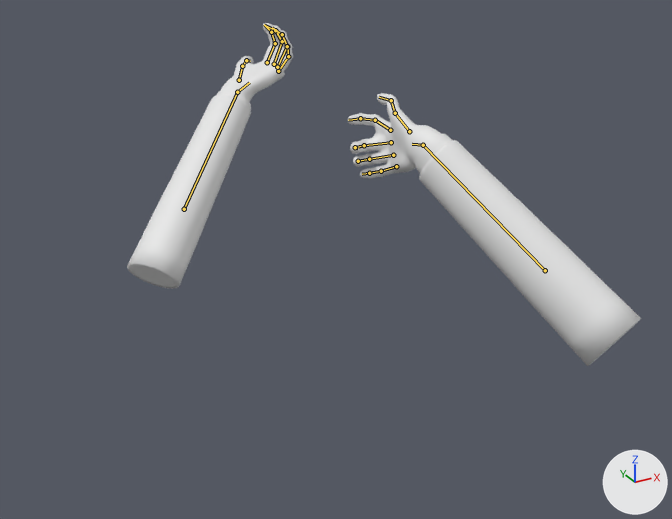
What one commit did to the glTF model game/assets/weapons/relay_ar/relay_ar_arms.glb.
The view is the same before and after, from a camera (50 mm lens) standing at (-0.734, -1.205, 0.371) and looking at (-0.088, -0.031, -0.216). Every picture has the same lights, and +X, +Y and +Z are marked at lower right. The older version comes first. The bones that bend it are drawn over the model as lines.

In view in the first picture: 'arms.001'.
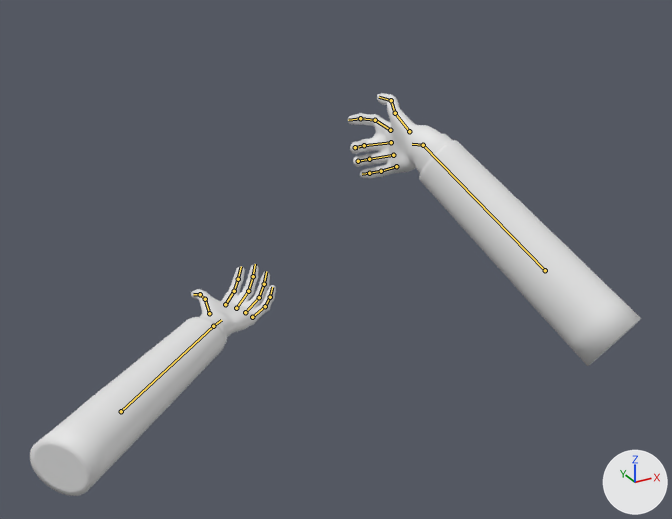
The newer file adds an action. The first version stands in its rest pose; the second is drawn at frame 11 of the action 'reload_calm'.

Location of each change, (x1, y1, x2, y2) in pixels of the pictures (672 x 519 px):
'arms.001', posed (19% wider, 17% taller)
    before: (127, 23, 641, 366)
    after: (30, 93, 641, 496)
bone 'L_forearm', root to tip
    before: (184, 209) to (237, 92)
    after: (121, 411) to (213, 326)
bone 'L_hand', root to tip
    before: (237, 92) to (249, 82)
    after: (213, 326) to (221, 320)
bone 'L_index_1', root to tip
    before: (267, 62) to (275, 43)
    after: (225, 304) to (234, 291)
bone 'L_index_3', root to tip
    before: (271, 32) to (264, 24)
    after: (238, 279) to (241, 266)
bone 'L_middle_1', root to tip
    before: (274, 64) to (282, 41)
    after: (236, 308) to (248, 291)
bone 'L_middle_2', root to tip
    before: (282, 41) to (275, 30)
    after: (248, 291) to (253, 276)
bone 'L_middle_3', root to tip
    before: (275, 30) to (264, 25)
    after: (253, 276) to (255, 264)
bone 'L_pinky_1', root to tip
    before: (278, 71) to (288, 56)
    after: (252, 317) to (265, 306)
bone 'L_ring_1', root to tip
    before: (277, 67) to (287, 46)
    after: (245, 312) to (259, 297)
bone 'L_ring_2', root to tip
    before: (287, 46) to (282, 34)
    after: (259, 297) to (264, 284)
bone 'L_ring_3', root to tip
    before: (282, 34) to (272, 27)
    after: (264, 284) to (266, 271)
bone 'L_thumb_1', root to tip
    before: (239, 80) to (242, 66)
    after: (209, 313) to (205, 299)
bone 'L_thumb_2', root to tip
    before: (242, 66) to (246, 60)
    after: (205, 299) to (200, 294)

The edits, one by one:
Bone 'L_forearm' (bone_l_forearm) moves from (0.0, 0.0, 0.0) to (-0.168, -0.402, -0.088).
Bone 'L_forearm' (bone_l_forearm) turns from (0, 0, 0) to (35, 3, -10) degrees about its own x, y and z.
Bone 'L_hand' (bone_l_hand) turns from (0, 0, 0) to (-7, 24, -33) degrees about its own x, y and z.
Bone 'L_index_1' (bone_l_index_1) turns from (0, 0, 0) to (14, 1, -3) degrees about its own x, y and z.
Bone 'L_index_3' (bone_l_index_3) turns from (0, 0, 0) to (7, 0, 0) degrees about its own x, y and z.
Bone 'L_middle_1' (bone_l_middle_1) turns from (0, 0, 0) to (9, 0, -1) degrees about its own x, y and z.
Bone 'L_middle_2' (bone_l_middle_2) turns from (0, 0, 0) to (7, 0, 0) degrees about its own x, y and z.
Bone 'L_middle_3' (bone_l_middle_3) turns from (0, 0, 0) to (10, 0, 0) degrees about its own x, y and z.
Bone 'L_pinky_1' (bone_l_pinky_1) turns from (0, 0, 0) to (1, -2, 5) degrees about its own x, y and z.
Bone 'L_ring_1' (bone_l_ring_1) turns from (0, 0, 0) to (7, -1, 2) degrees about its own x, y and z.
Bone 'L_ring_2' (bone_l_ring_2) turns from (0, 0, 0) to (5, 0, 0) degrees about its own x, y and z.
Bone 'L_ring_3' (bone_l_ring_3) turns from (0, 0, 0) to (8, 0, 0) degrees about its own x, y and z.
Bone 'L_thumb_1' (bone_l_thumb_1) turns from (0, 0, 0) to (-3, 0, 0) degrees about its own x, y and z.
Bone 'L_thumb_2' (bone_l_thumb_2) turns from (0, 0, 0) to (3, 0, 0) degrees about its own x, y and z.
